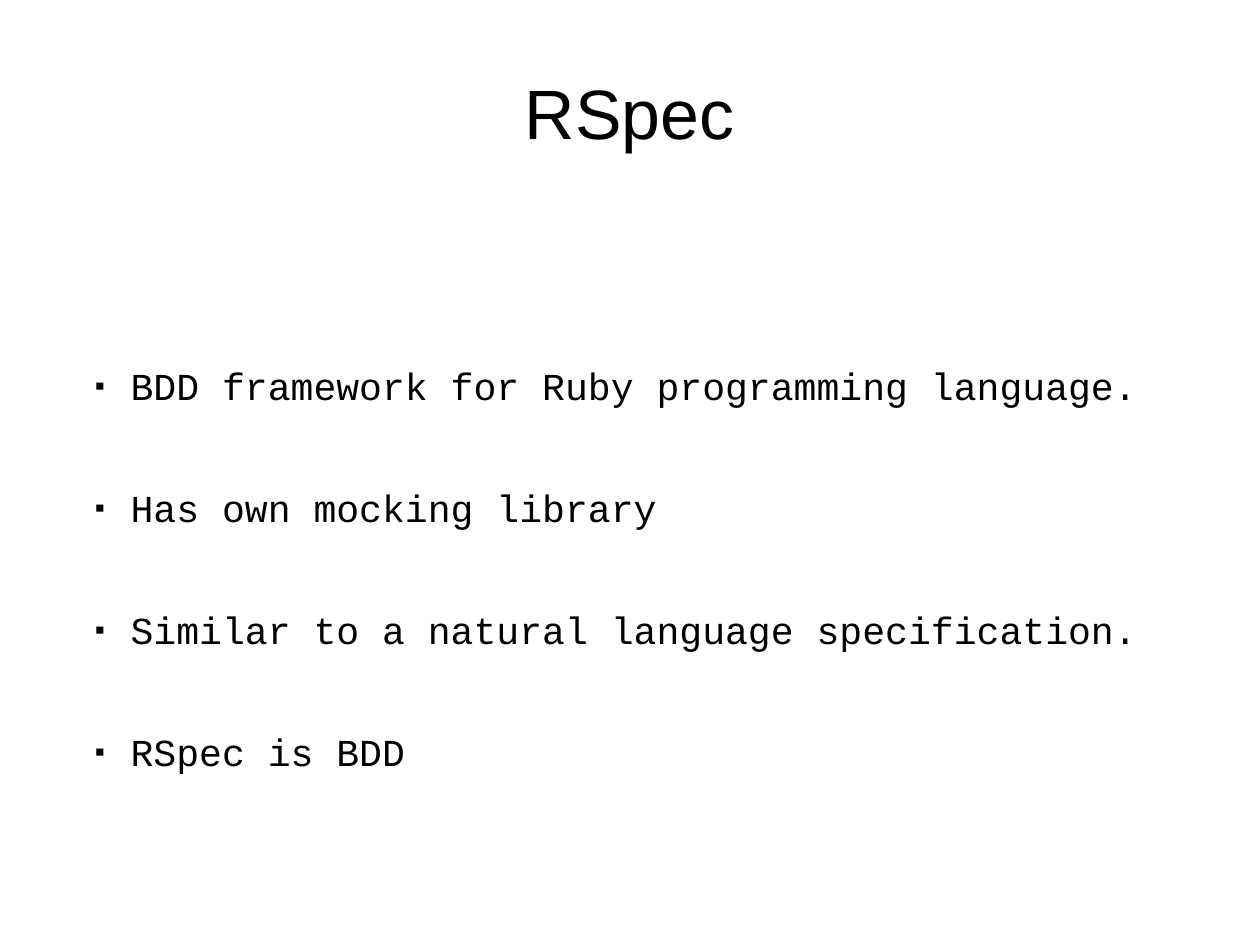
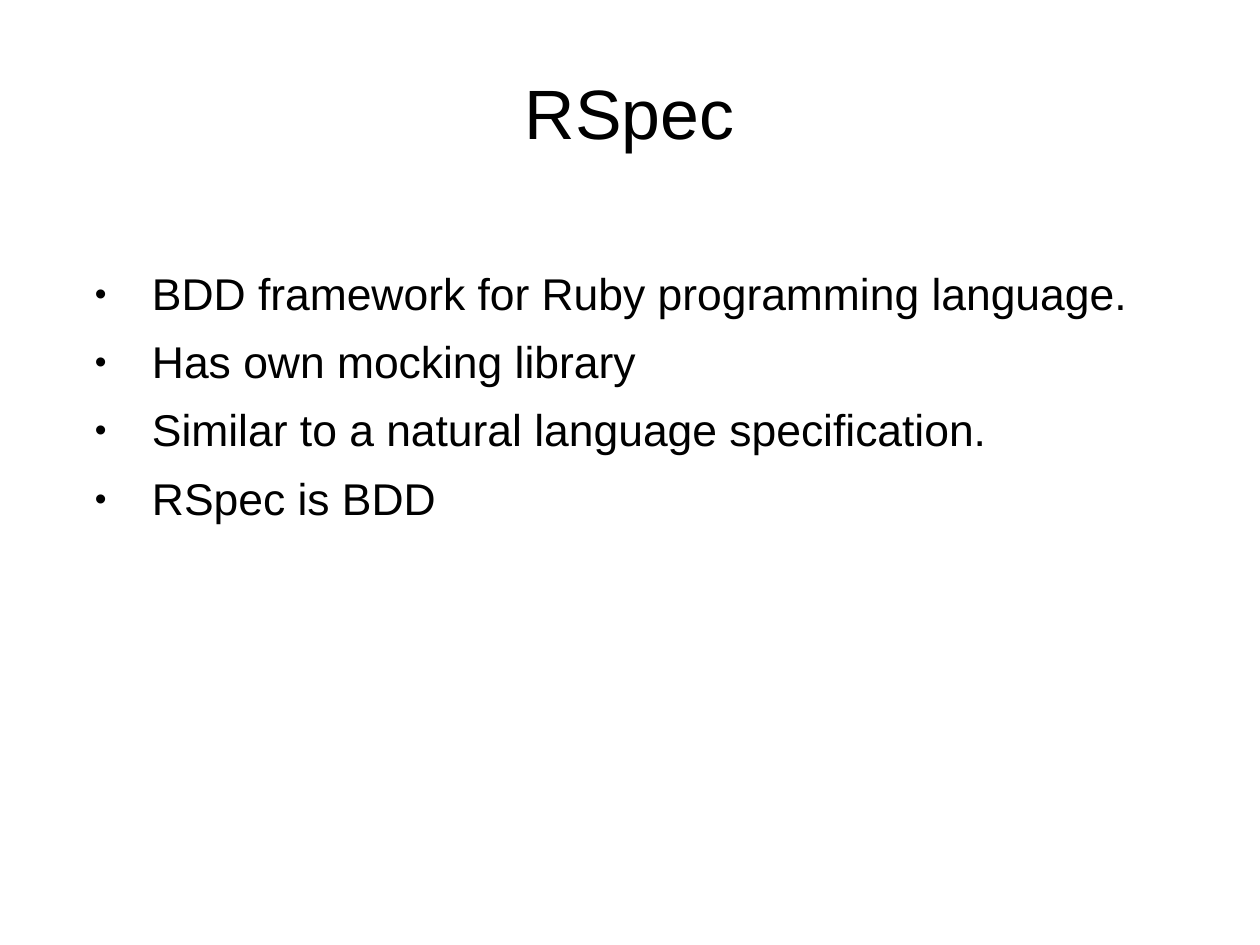
Before and after one commit to rubypool/rails-training-material, a slide deck: slide 10 of ruby-rails-testing_with_Rspec.pptx. Drawn at 1260x945 pixels with LibreOffice and Linux fonts; fonts in the diff are those of the drawing. Boxes give left, top, right and bottom in pixels: in the first picture for what was removed or moved away, otherwise in the second. Text is boxed around its words. In the diff, an @@ line names an element or a change of style, - is before the commit and + after.

Commit message:
updated ppt for rspec

```diff
--- a/ruby-rails-testing_with_Rspec.pptx
+++ b/ruby-rails-testing_with_Rspec.pptx
@@ text "BDD framework for Ruby programming ..." at box(152, 277, 1127, 524): size 24 to 28 pt, font Courier New to Arial; bullet ▪ to • @@
```
Also in this commit, not shown: 5 other slides changed.
